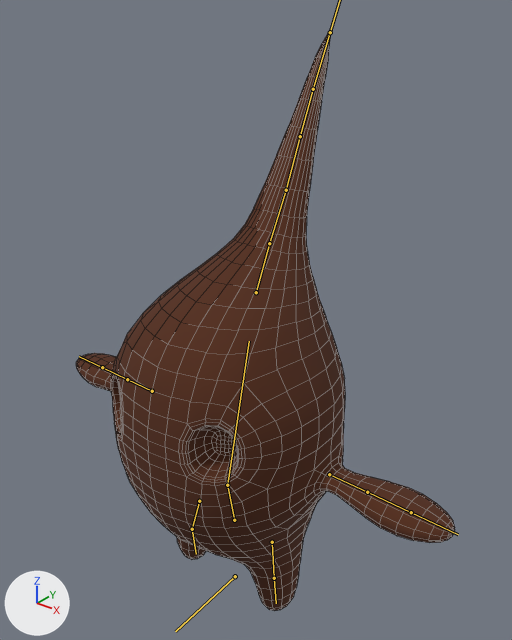
A saved change to the FBX model Assets/Art/Meshes/Character/CharacterSeed.fbx.
Camera for both pictures: a camera (50 mm lens) standing at (1.147, -1.325, 1.794) and looking at (-0.01, 0.122, 0.897). Arrows for +X, +Y and +Z are at lower left; the lights stay in place. The bones that bend it are drawn over the model as lines. Mesh edges are drawn as thin lines.
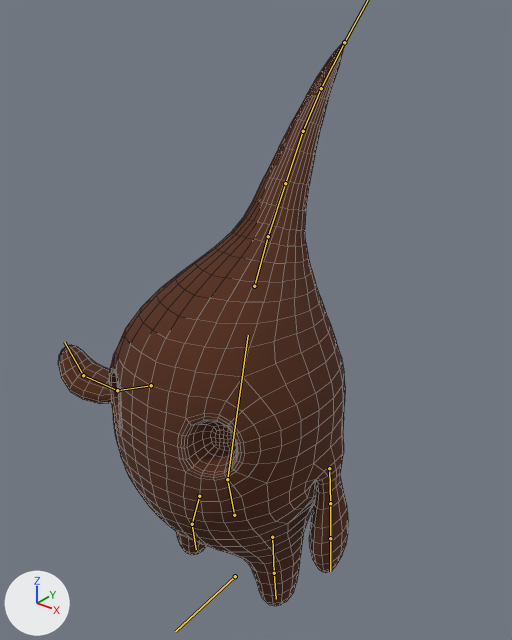
The newer file adds an action. The first version stands in its rest pose; the second is drawn at frame 1 of the action 'Armature|A_Launcher_Idle'.

Diff of the bpy script that builds the scene:
```diff
--- a/Assets/Art/Meshes/Character/CharacterSeed.fbx.py
+++ b/Assets/Art/Meshes/Character/CharacterSeed.fbx.py
@@ bone_b_upperleg_l @@
 bone_b_upperleg_l = bpy.data.objects['Armature'].pose.bones['B_UpperLeg.L']  # child of 'B_Root'
-bone_b_upperleg_l.location = (0.0, 0.0, 0.0)
+bone_b_upperleg_l.location = (0.004, -0.02, -0.003)
@@ bone_b_upperleg_r @@
 bone_b_upperleg_r = bpy.data.objects['Armature'].pose.bones['B_UpperLeg.R']  # child of 'B_Root'
-bone_b_upperleg_r.location = (0.0, 0.0, 0.0)
+bone_b_upperleg_r.location = (-0.004, -0.02, -0.003)
@@ bone_b_body @@
 bone_b_body = bpy.data.objects['Armature'].pose.bones['B_Body']
-bone_b_body.location = (0.0, 0.0, 0.0)
+bone_b_body.location = (0.0, 0.02, -0.004)
@@ bone_b_branch_1 @@
 bone_b_branch_1 = bpy.data.objects['Armature'].pose.bones['B_Branch_1']  # child of 'B_BranchStart'
-bone_b_branch_1.rotation_quaternion = (1.0, 0.0, 0.0, 0.0)  # degrees (0, 0, 0)
+bone_b_branch_1.rotation_quaternion = (1.0, -0.021, 0.0, 0.0)  # degrees (-2, 0, 0)
@@ bone_b_branch_2 @@
 bone_b_branch_2 = bpy.data.objects['Armature'].pose.bones['B_Branch_2']  # child of 'B_Branch_1'
-bone_b_branch_2.rotation_quaternion = (1.0, 0.0, 0.0, 0.0)  # degrees (0, 0, 0)
+bone_b_branch_2.rotation_quaternion = (0.999, -0.043, 0.0, 0.0)  # degrees (-5, 0, 0)
@@ bone_b_branch_3 @@
 bone_b_branch_3 = bpy.data.objects['Armature'].pose.bones['B_Branch_3']  # child of 'B_Branch_2'
-bone_b_branch_3.rotation_quaternion = (1.0, 0.0, 0.0, 0.0)  # degrees (0, 0, 0)
+bone_b_branch_3.rotation_quaternion = (0.999, -0.047, 0.0, 0.0)  # degrees (-5, 0, 0)
@@ bone_b_branch_4 @@
 bone_b_branch_4 = bpy.data.objects['Armature'].pose.bones['B_Branch_4']  # child of 'B_Branch_3'
-bone_b_branch_4.rotation_quaternion = (1.0, 0.0, 0.0, 0.0)  # degrees (0, 0, 0)
+bone_b_branch_4.rotation_quaternion = (0.999, -0.048, 0.0, 0.0)  # degrees (-5, 0, 0)
@@ bone_b_hand_1_l @@
 bone_b_hand_1_l = bpy.data.objects['Armature'].pose.bones['B_Hand_1.L']  # child of 'B_Head'
-bone_b_hand_1_l.rotation_quaternion = (1.0, 0.0, 0.0, 0.0)  # degrees (0, 0, 0)
+bone_b_hand_1_l.rotation_quaternion = (0.733, -0.01, -0.005, -0.68)  # degrees (0, -1, -86)
@@ bone_b_hand_2_l @@
 bone_b_hand_2_l = bpy.data.objects['Armature'].pose.bones['B_Hand_2.L']  # child of 'B_Hand_1.L'
-bone_b_hand_2_l.rotation_quaternion = (1.0, 0.0, 0.0, 0.0)  # degrees (0, 0, 0)
+bone_b_hand_2_l.rotation_quaternion = (1.0, -0.008, -0.002, -0.02)  # degrees (-1, 0, -2)
@@ bone_b_hand_1_r @@
 bone_b_hand_1_r = bpy.data.objects['Armature'].pose.bones['B_Hand_1.R']  # child of 'B_Head'
-bone_b_hand_1_r.rotation_quaternion = (1.0, 0.0, 0.0, 0.0)  # degrees (0, 0, 0)
+bone_b_hand_1_r.rotation_quaternion = (0.951, 0.261, 0.089, 0.139)  # degrees (32, 6, 18)
@@ bone_b_hand_2_r @@
 bone_b_hand_2_r = bpy.data.objects['Armature'].pose.bones['B_Hand_2.R']  # child of 'B_Hand_1.R'
-bone_b_hand_2_r.rotation_quaternion = (1.0, 0.0, 0.0, 0.0)  # degrees (0, 0, 0)
+bone_b_hand_2_r.rotation_quaternion = (0.949, -0.082, -0.169, -0.255)  # degrees (-4, -21, -29)
@@ bone_b_hand_3_r @@
 bone_b_hand_3_r = bpy.data.objects['Armature'].pose.bones['B_Hand_3.R']  # child of 'B_Hand_2.R'
-bone_b_hand_3_r.rotation_quaternion = (1.0, 0.0, 0.0, 0.0)  # degrees (0, 0, 0)
+bone_b_hand_3_r.rotation_quaternion = (0.94, -0.12, 0.015, -0.32)  # degrees (-14, -3, -37)
```

Pixel boxes [x1, y1, x2, y2] of what changed, in the pictures (512 x 640 px):
'Mesh', posed (23% narrower): before [76, 30, 455, 611]; after [58, 41, 348, 606]
bone 'B_UpperLeg.L', root to tip: before (272, 542) to (274, 578); after (272, 537) to (274, 573)
bone 'B_UpperLeg.R', root to tip: before (199, 501) to (192, 529); after (199, 496) to (192, 524)
bone 'B_Body', root to tip: before (234, 520) to (227, 485); after (234, 515) to (227, 479)
bone 'B_Branch_1', root to tip: before (269, 243) to (286, 190); after (268, 236) to (285, 183)
bone 'B_Branch_2', root to tip: before (286, 190) to (300, 136); after (285, 183) to (303, 131)
bone 'B_Branch_3', root to tip: before (300, 136) to (313, 89); after (303, 131) to (321, 88)
bone 'B_Branch_4', root to tip: before (313, 89) to (330, 32); after (321, 88) to (344, 42)
bone 'B_Hand_1.L', root to tip: before (329, 474) to (367, 492); after (329, 468) to (330, 503)
bone 'B_Hand_2.L', root to tip: before (367, 492) to (411, 512); after (330, 503) to (330, 538)
bone 'B_Hand_1.R', root to tip: before (152, 391) to (127, 379); after (151, 385) to (117, 390)
bone 'B_Hand_2.R', root to tip: before (127, 379) to (102, 367); after (117, 390) to (83, 375)
bone 'B_Hand_3.R', root to tip: before (102, 367) to (79, 356); after (83, 375) to (64, 342)
